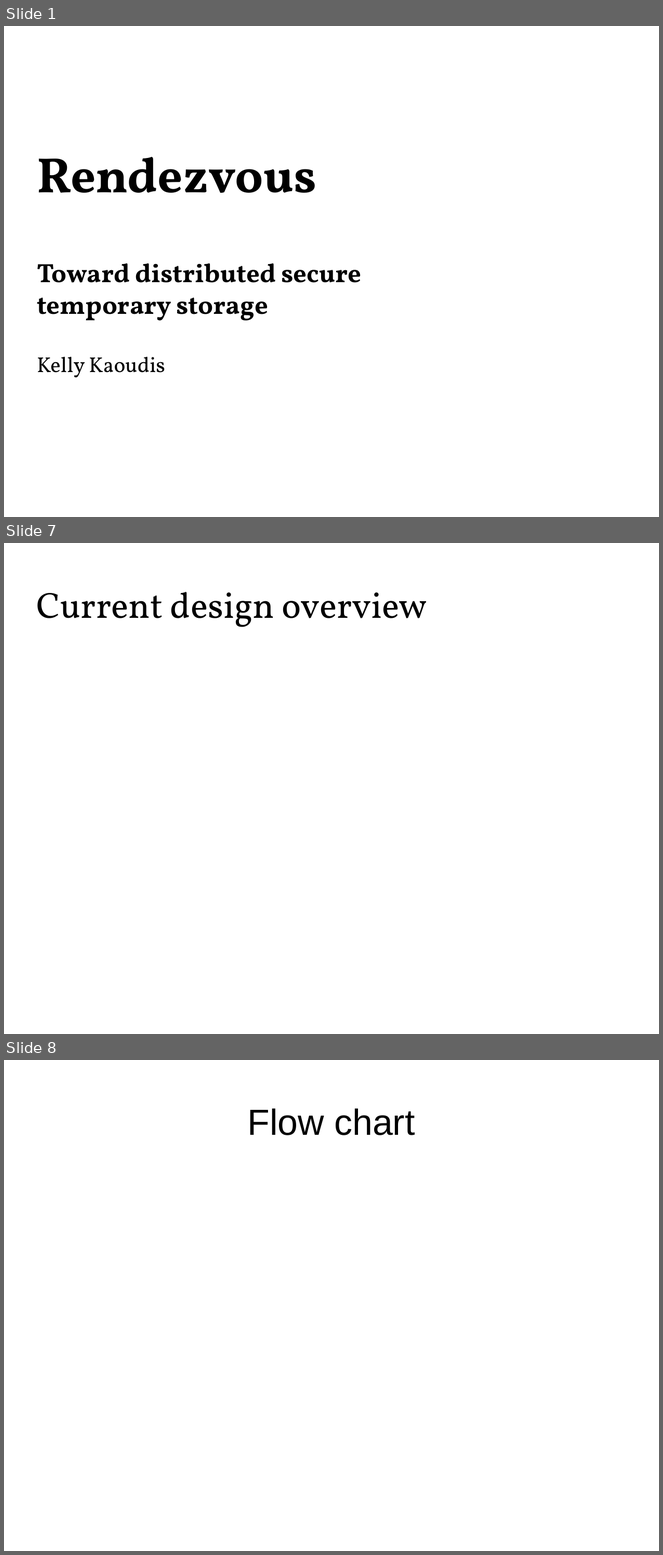
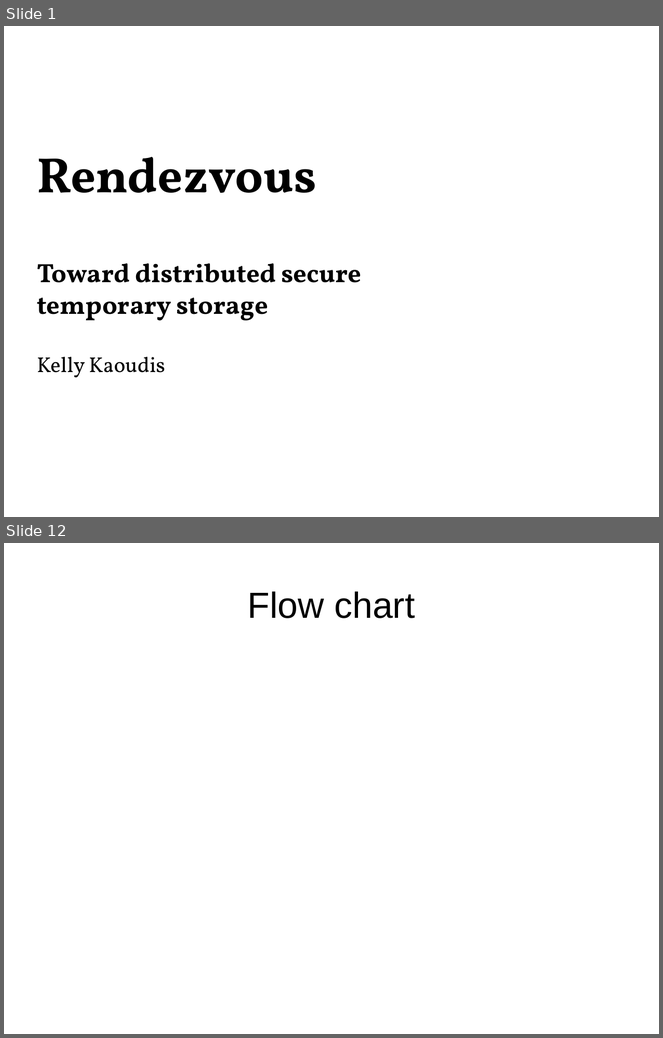
Before and after one commit to Zandrr/phonebook.js, a slide deck: documentation/ecen5013_presentation.odp. Shown one above the other, each under a label of ours: slides 1, 7 and 8 before the commit, slides 1 and 12 after it; the slides between them are not shown. The pictures are 663x1555 and 663x1038 pixels, drawn with LibreOffice and Linux fonts; fonts in the diff are those of the drawing. Boxes give left, top, right and bottom in pixels: in the first picture for what was removed or moved away, otherwise in the second. Text is boxed around its words. In the diff, an @@ line names an element or a change of style, - is before the commit and + after.

```diff
--- a/documentation/ecen5013_presentation.odp
+++ b/documentation/ecen5013_presentation.odp
@@ slide 7 removed at <box>4,543,659,1034</box>, background #FFFFFF @@
@@ title removed at <box>37,592,427,627</box> @@
-Current design overview
@@ what was slide 8 is now slide 12 @@
```
Also in this commit, not shown: 1 slide changed, 12 slides added, 9 other slides removed, 2 other files.
